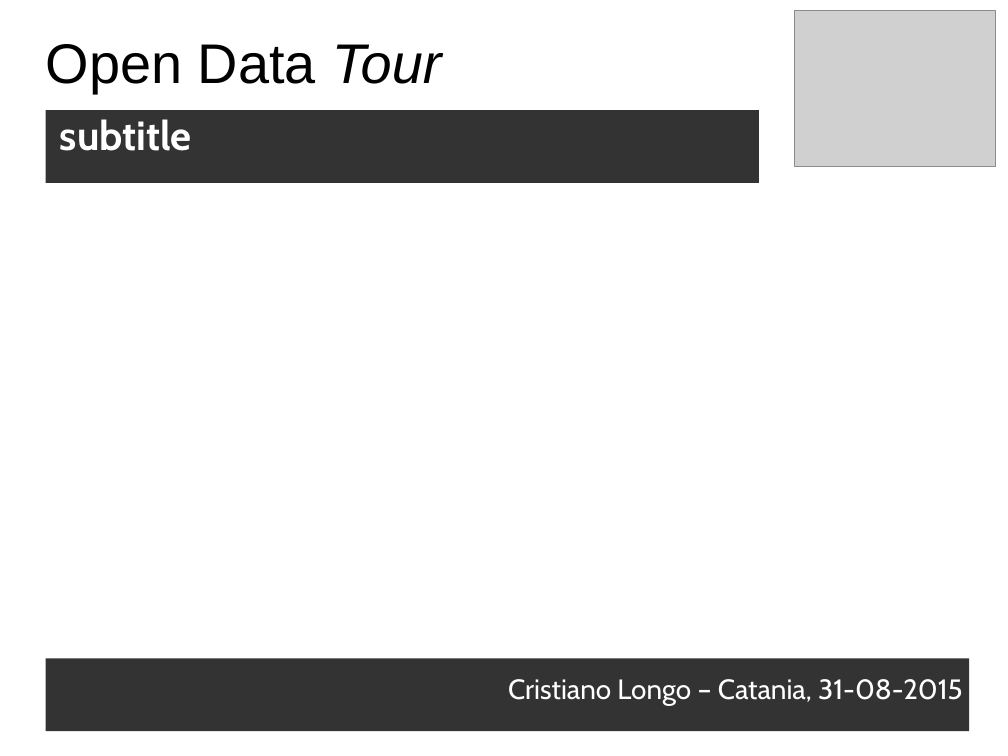
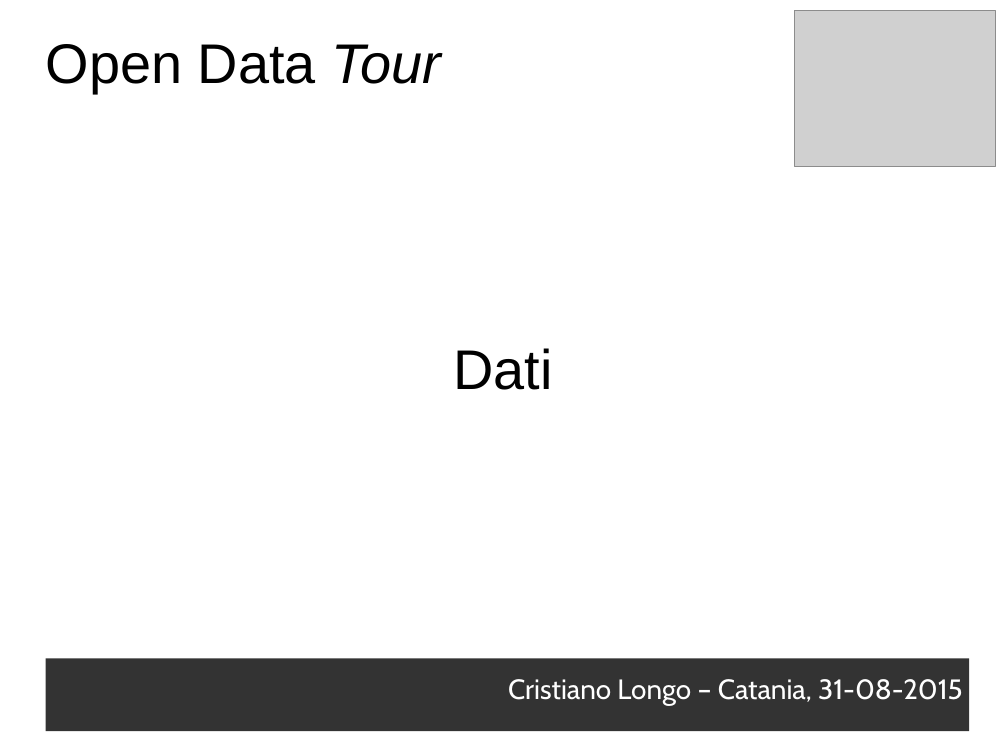
Before and after one commit to opendatahacklab/opendatatour, a slide deck: slide 32 of slides/31082015.odp (slide 28 before the commit). Drawn at 1008x756 pixels with LibreOffice and Linux fonts; fonts in the diff are those of the drawing; grey boxes stand for pictures. Boxes give left, top, right and bottom in pixels: in the first picture for what was removed or moved away, otherwise in the second. Text is boxed around its words. In the diff, an @@ line names an element or a change of style, - is before the commit and + after.

Commit message:
opendatatour cope - dati

```diff
--- a/slides/31082015.odp
+++ b/slides/31082015.odp
@@ text removed at [46, 111, 759, 183] @@
-subtitle
@@ text added at [453, 348, 552, 390], 44 pt, text #000000 @@
+Dati
```
Also in this commit, not shown: 25 slides added, 1 slide removed, 1 other file.
